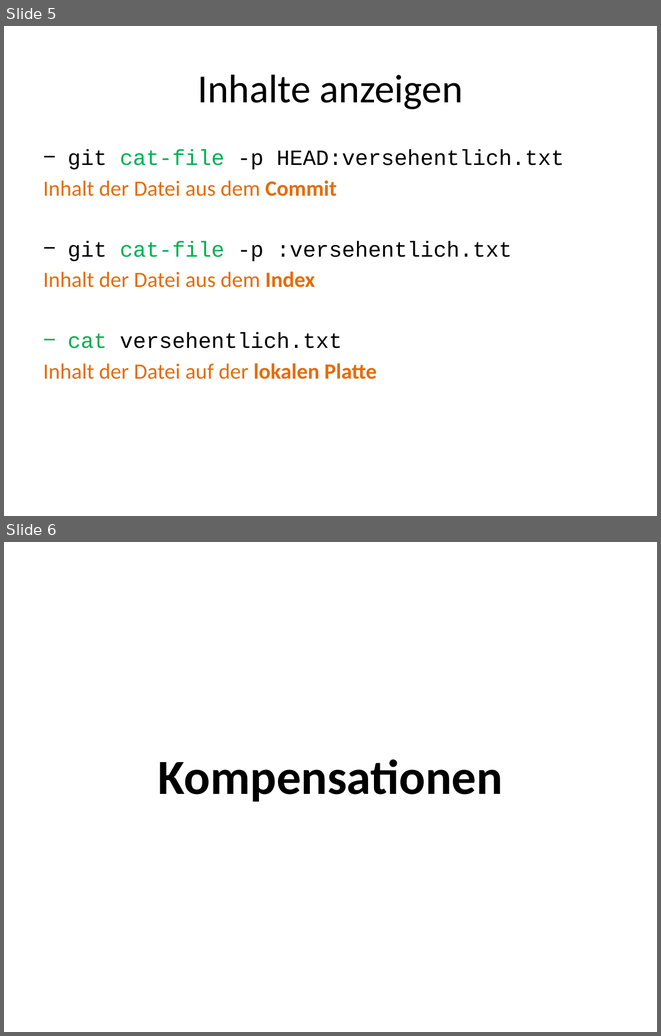
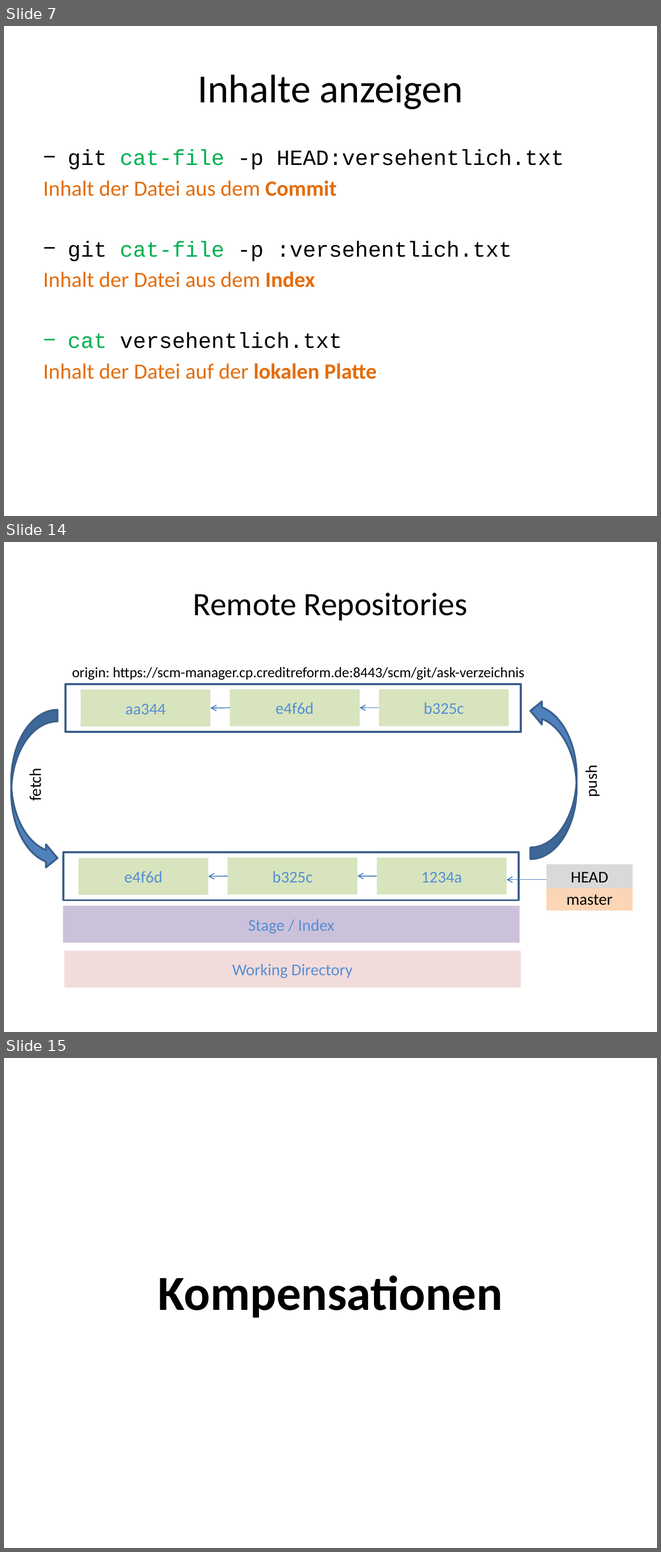
Before and after one commit to kotlincook/gitplayground, a slide deck: GIT.pptx. Shown one above the other, each under a label of ours: slides 5 and 6 before the commit, slides 7, 14 and 15 after it; the slides between them are not shown. The pictures are 661x1036 and 661x1552 pixels, drawn with LibreOffice and Linux fonts; fonts in the diff are those of the drawing. Boxes give left, top, right and bottom in pixels: in the first picture for what was removed or moved away, otherwise in the second. Text is boxed around its words. In the diff, an @@ line names an element or a change of style, - is before the commit and + after.

```diff
--- a/GIT.pptx
+++ b/GIT.pptx
@@ slide 14 added at <box>4,542,657,1032</box>, background #FFFFFF @@
@@ title added at <box>193,592,468,620</box>, 36 pt, text #000000 @@
+Remote Repositories
@@ text added at <box>72,667,524,680</box>, 16 pt, text #000000 @@
+origin: https://scm-manager.cp.creditreform.de:8443/scm/git/ask-verzeichnis
@@ rectangle added at <box>65,685,521,732</box>, outline #3A5F8C 2 pt @@
@@ rectangle added at <box>80,689,210,727</box>, fill #D7E4BD, 18 pt, text #558ED5 @@
+aa344
@@ rectangle added at <box>230,689,360,726</box>, fill #D7E4BD, 18 pt, text #558ED5 @@
+e4f6d
@@ rectangle added at <box>379,689,509,726</box>, fill #D7E4BD, 18 pt, text #558ED5 @@
+b325c
@@ curved right arrow added at <box>530,699,576,859</box>, fill #4F81BD, outline #3A5F8C 2 pt @@
@@ curved right arrow added at <box>11,710,58,870</box>, fill #4F81BD, outline #3A5F8C 2 pt @@
@@ arrow added from (230, 708) to (210, 708), #4B7EBC 1 pt @@
@@ arrow added from (379, 708) to (360, 708), #4B7EBC 1 pt @@
@@ text added at <box>25,771,45,800</box>, 18 pt, text #000000 @@
+fetch
@@ text added at <box>581,768,601,796</box>, 18 pt, text #000000 @@
+push
@@ rectangle added at <box>63,852,519,900</box>, outline #3A5F8C 2 pt @@
@@ group added at <box>63,857,521,987</box>: 5 rectangles @@
+Working Directory
+Stage / Index
+e4f6d
+b325c
+1234a
@@ rectangle added at <box>547,864,633,888</box>, fill #D9D9D9, 18 pt, text #000000 @@
+HEAD
@@ arrow added from (228, 876) to (209, 876), #4B7EBC 1 pt @@
@@ arrow added from (377, 876) to (358, 876), #4B7EBC 1 pt @@
@@ arrow added from (547, 880) to (507, 880), #4B7EBC 1 pt @@
@@ rectangle added at <box>547,886,633,910</box>, fill #FCD5B5, 18 pt, text #000000 @@
+master
@@ what was slide 5 is now slide 7 @@
@@ what was slide 6 is now slide 15 @@
```
Also in this commit, not shown: 8 slides changed, 11 other slides added, 1 other file.
